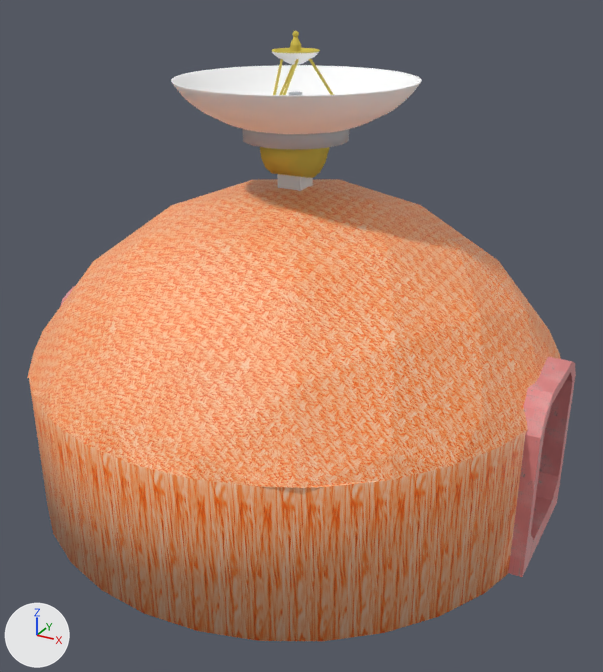
Renders of the Blender file Assets/homestead/models/science_lab.blend from each side of a commit.
One viewpoint serves both versions: a 50 mm lens placed at (7.26, -12.99, 9.15), pointed at (0.32, -0.38, 2.84). Every picture has the same lights, and +X, +Y and +Z are marked at lower left.

Names of what the first picture shows: 'corridorAnchor', 'dish', 'outerSkin'.
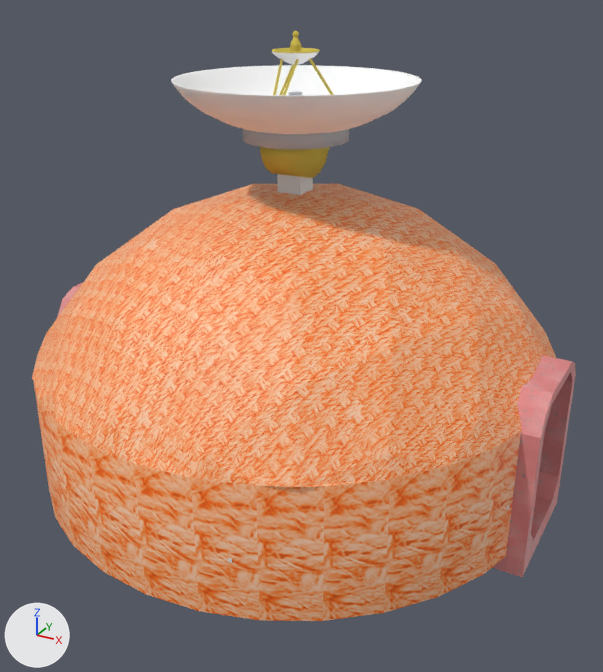
Boxes (x1, y1, x2, y2) around the edits, measured in the pictures (603 x 672 px):
'outerSkin', hidden (orange): before (27, 179, 561, 641)
'table.000', added: after (228, 505, 510, 563)
'innerSkin', unchanged, uncovered by the edit: after (32, 184, 556, 621)

The change, as a list of edits to the scene's bpy script:
```text
Add me_cube_013:
    me_cube_013.from_pydata(...)  # 128 vertices, 77 faces, 18 loose edges; spans x -0.06..4.73, y -4.9..-0.86, z -0.02..1.13
    # faces by material slot: [47, 6, 24]
Change ob_outerskin:
    add ob_outerskin.hide_viewport = True
Add ob_table_000:
    ob_table_000 = bpy.data.objects.new('table.000', me_cube_013)
    ob_table_000.location = (0.0, 0.0, 0.0)
    ob_table_000.rotation_euler = (0.0, 0.0, 6.283)  # degrees (0, 0, 360)
```
